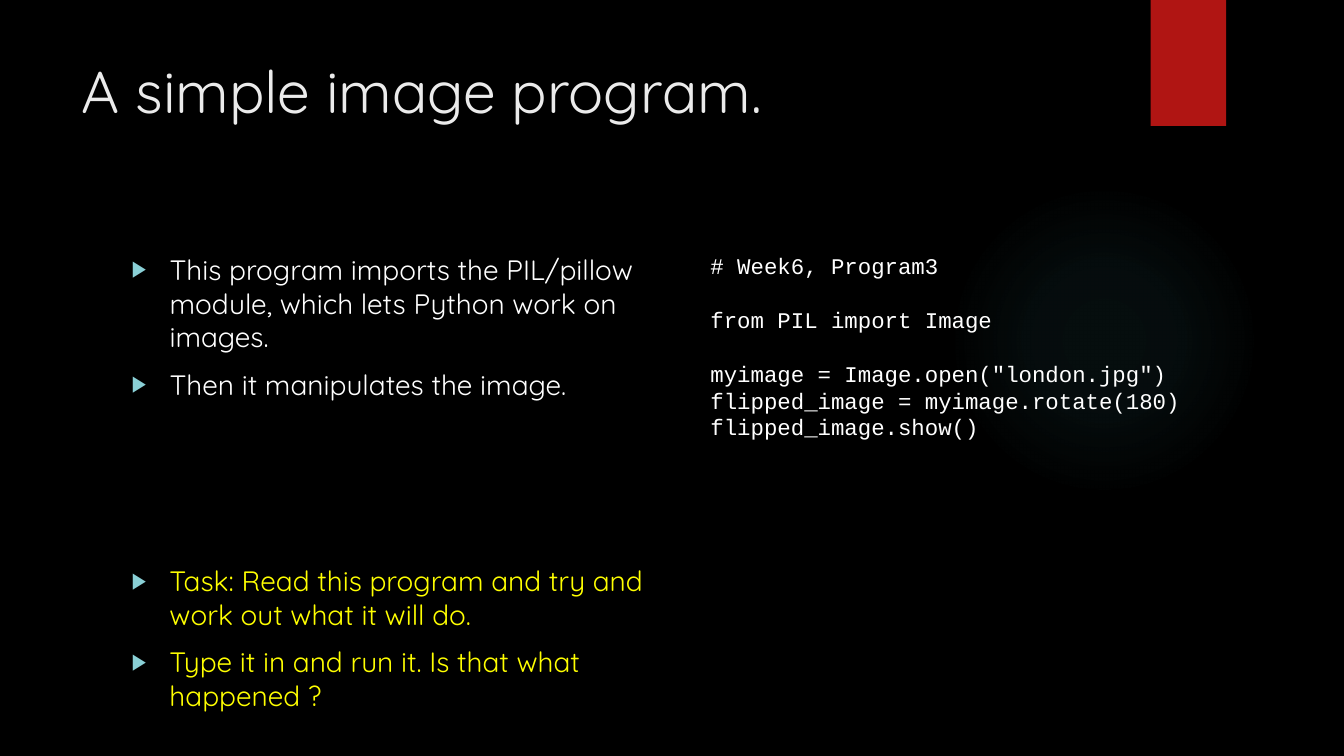
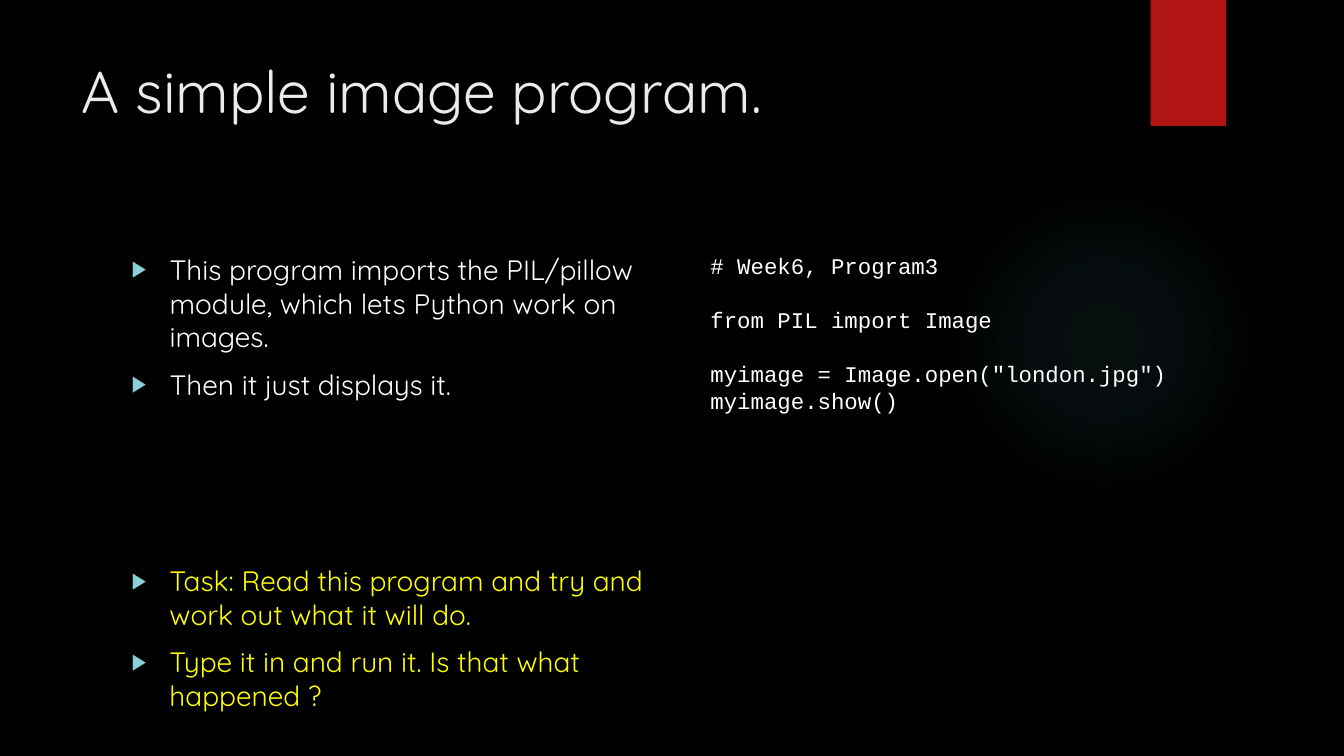
Before and after one commit to davidgroves/DGM_Tutorials, a slide deck: slide 15 of week6/week6.pptx. Drawn at 1344x756 pixels with LibreOffice and Linux fonts; fonts in the diff are those of the drawing; background and template pictures are left out. Boxes give left, top, right and bottom in pixels: in the first picture for what was removed or moved away, otherwise in the second. Text is boxed around its words. In the diff, an @@ line names an element or a change of style, - is before the commit and + after.

```diff
--- a/week6/week6.pptx
+++ b/week6/week6.pptx
@@ text at (170, 374, 451, 401): text changed @@
-▶ Then it manipulates the image.
+▶ Then it just displays it.
@@ text at (710, 392, 898, 414): text changed @@
-flipped_image = myimage.rotate(180)
-flipped_image.show()
+myimage.show()
```
Also in this commit, not shown: 2 other slides changed, 4 slides added, 2 other files.
